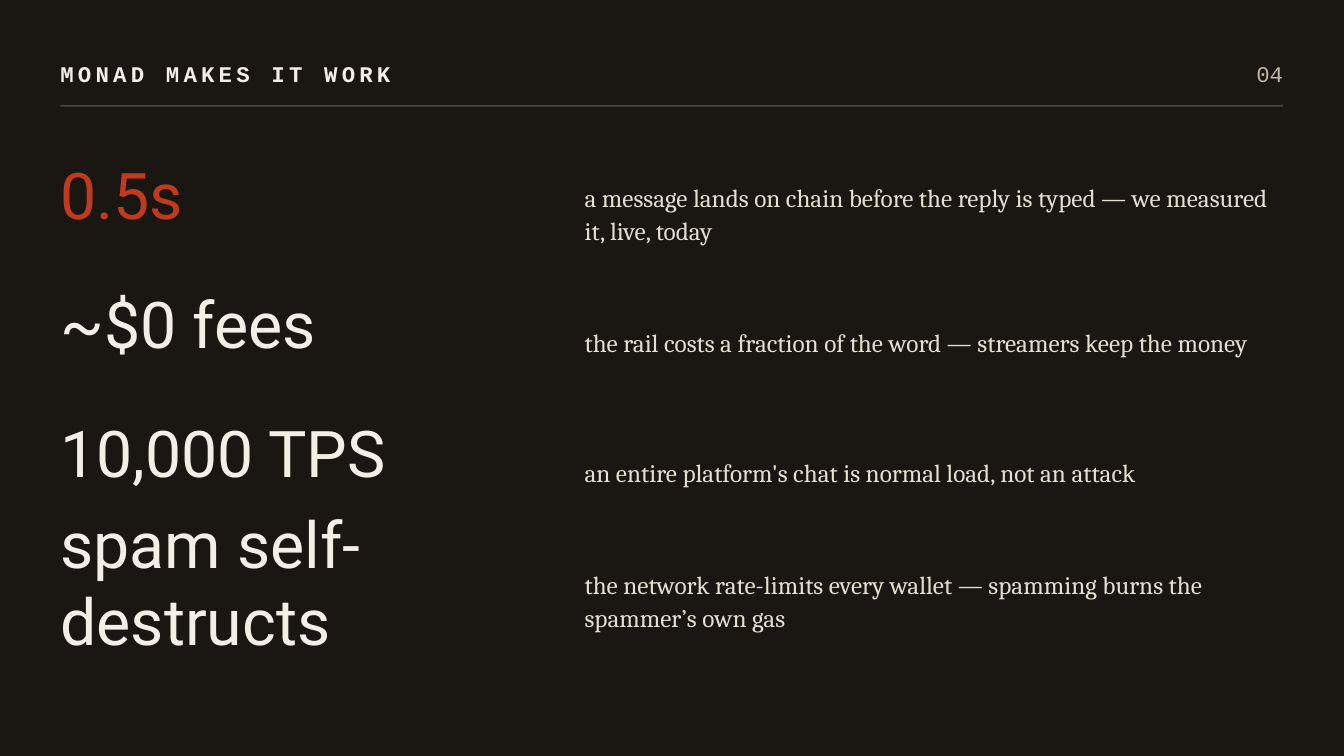
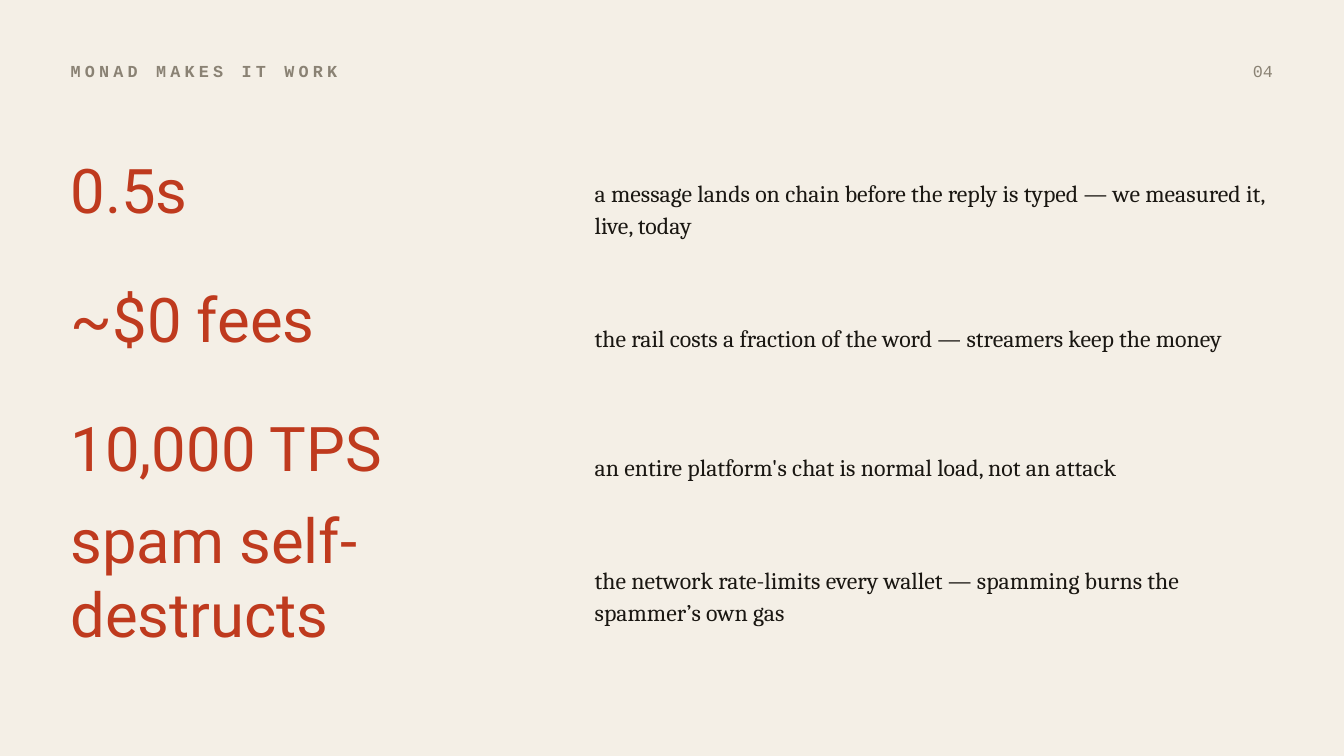
Before and after one commit to Nikita-sud/MonadChat, a slide deck: slide 4 of MonadChat-pitch.pptx. Drawn at 1344x756 pixels with LibreOffice and Linux fonts; fonts in the diff are those of the drawing. Boxes give left, top, right and bottom in pixels: in the first picture for what was removed or moved away, otherwise in the second. Text is boxed around its words. In the diff, an @@ line names an element or a change of style, - is before the commit and + after.

```diff
--- a/MonadChat-pitch.pptx
+++ b/MonadChat-pitch.pptx
@@ background #1A1712 to #F4EFE6 @@
@@ text "MONAD MAKES IT WORK": place and size @@
-text "MONAD MAKES IT WORK" at [60, 67, 390, 83]
+text "MONAD MAKES IT WORK" at [71, 66, 337, 77]
@@ text "MONAD MAKES IT WORK" at [71, 66, 337, 77]: size 16 to 12 pt, text colour #F4EFE6 to #8A8274 @@
@@ text "04" at [1253, 66, 1273, 77]: size 16 to 12 pt, text colour #BFB6A4 to #8A8274 @@
@@ line removed from (60, 106) to (1284, 106) @@
@@ text "0.5s" at [71, 168, 188, 214]: size 46 to 44 pt @@
@@ text "a message lands on chain ...": place and size @@
-text "a message lands on chain ..." at [585, 189, 1267, 246]
+text "a message lands on chain ..." at [595, 185, 1266, 239]
@@ text "the rail costs a fraction ...": place and size @@
-text "the rail costs a fraction ..." at [585, 334, 1248, 358]
+text "the rail costs a fraction ..." at [595, 330, 1222, 352]
@@ size 18 to 17 pt, text colour #E5DFD2 to #1A1712; line spacing 24pt to 23pt in 4 elements at [595, 185, 1266, 239], [595, 330, 1222, 352], [595, 572, 1178, 627], [595, 459, 1116, 481] @@
@@ text "an entire platform's chat is ...": place and size @@
-text "an entire platform's chat is ..." at [585, 464, 1136, 488]
+text "an entire platform's chat is ..." at [595, 459, 1116, 481]
@@ 4 texts: place and size @@
-4 texts at [60, 172, 385, 646]
+4 texts at [71, 168, 382, 638]
@@ size 46 to 44 pt, text colour #F4EFE6 to #BF3A1E in 3 elements at [71, 291, 315, 349], [71, 426, 382, 480], [71, 516, 358, 638] @@
@@ text "the network rate-limits every wallet ...": place and size @@
-text "the network rate-limits every wallet ..." at [585, 576, 1202, 633]
+text "the network rate-limits every wallet ..." at [595, 572, 1178, 627]
```
Also in this commit, not shown: 6 other slides changed.
